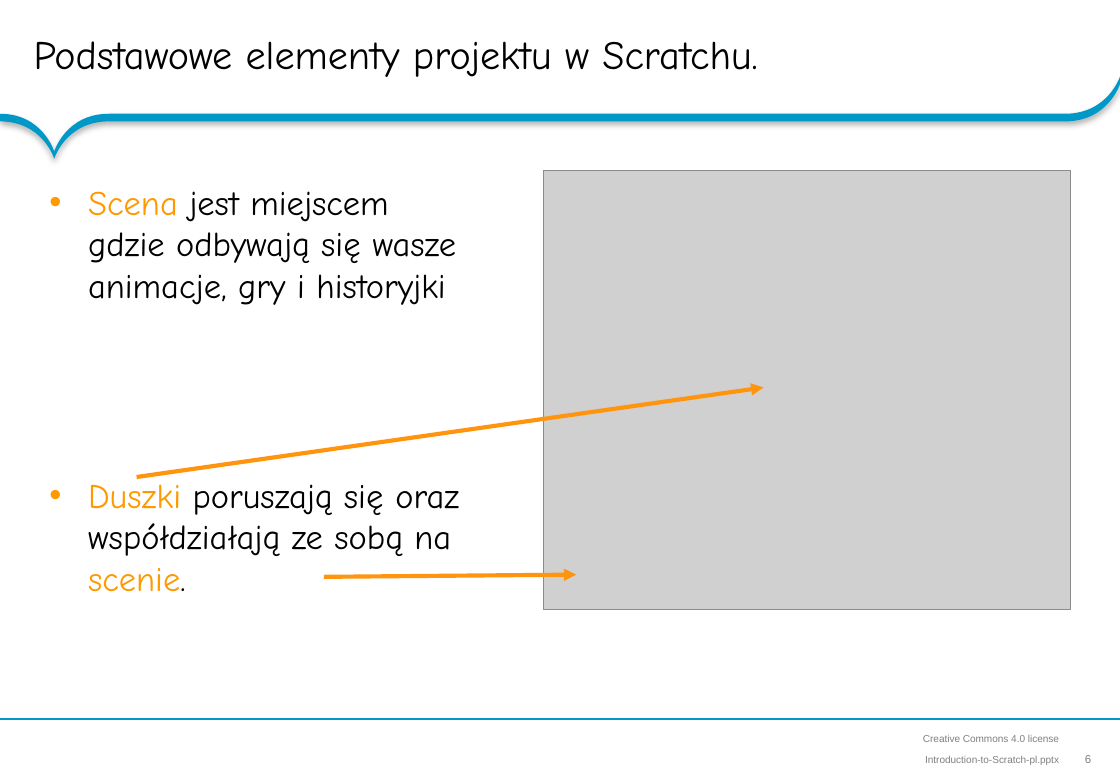
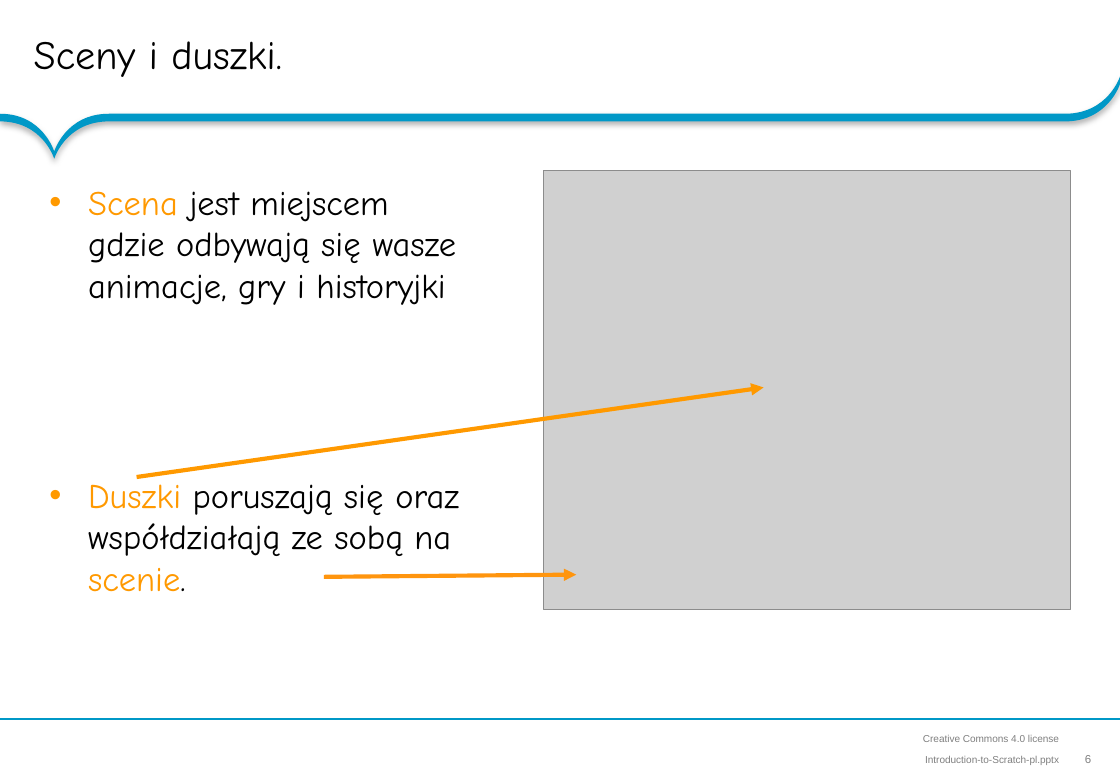
Before and after one commit to RoboCap/scratch, a slide deck: slide 6 of slideshow/Introduction-to-Scratch-pl.pptx. Drawn at 1120x775 pixels with LibreOffice and Linux fonts; fonts in the diff are those of the drawing; grey boxes stand for pictures; background and template pictures are left out. Boxes give left, top, right and bottom in pixels: in the first picture for what was removed or moved away, otherwise in the second. Text is boxed around its words. In the diff, an @@ line names an element or a change of style, - is before the commit and + after.

Commit message:
New slides

```diff
--- a/slideshow/Introduction-to-Scratch-pl.pptx
+++ b/slideshow/Introduction-to-Scratch-pl.pptx
@@ title at (34, 41, 282, 77): text changed @@
-Podstawowe elementy projektu w Scratchu.
+Sceny i duszki.
```
Also in this commit, not shown: 9 slides added, 1 other file.
